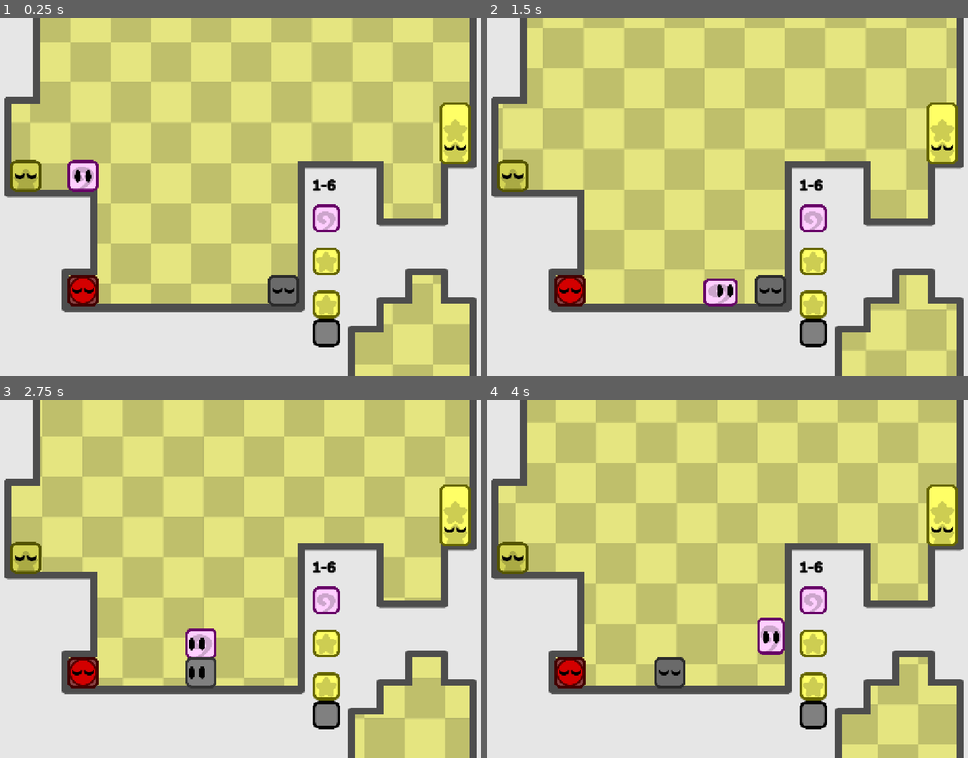
Above: before the commit, frames 1-4 (two rows, left to right).
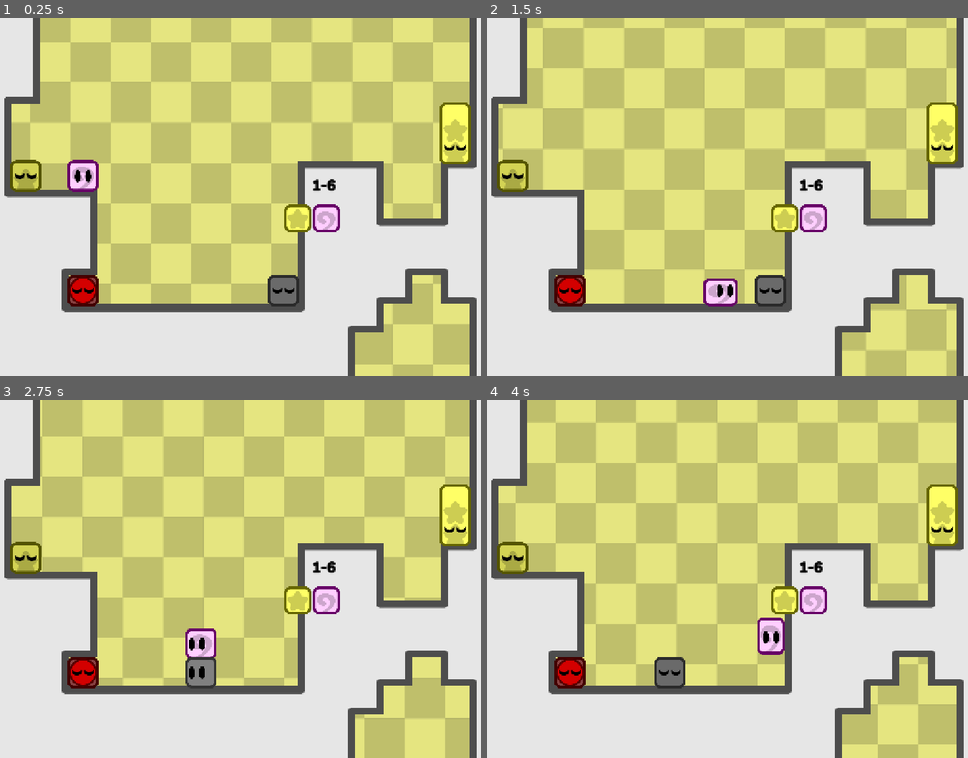
Above: after the commit, the same moments.

Repository: nightkolo/MashmellowDemo
Game: Godot game, scene res://scenes/levels/level_6.tscn
Two runs of this game, one before a commit and one after it. Both use one fixed random seed, a clock stepped at 60 frames per second and the inputs below. This scene is started directly instead of the project's main scene.
Inputs:
- Up to frame 1 (0.25 s): no input
- Up to frame 2 (1.5 s): hold X (move_mash) 0.53-1.28 s; hold Right (move_right) from 0.53 s (still down); tap Up (move_jump) at 0.77 s; tap Z (move_unmash) at 1.35 s
- Up to frame 3 (2.75 s): tap Up (move_jump) at 1.52 s; release Right (move_right) at 2.03 s; hold Left (move_left) from 2.03 s (still down); hold X (move_mash) from 2.03 s (still down)
- Up to frame 4 (4 s): release Left (move_left) at 2.78 s; release X (move_mash) at 2.78 s; hold Right (move_right) from 2.78 s (still down); tap Z (move_unmash) at 2.85 s; tap Up (move_jump) at 3.02, 3.77 s; hold X (move_mash) from 3.53 s (still down)

The runs differ from the first frame. In frame 1, 1.7% of the frame differs, in the area x 59-71%, y 52-92%; in frame 2, 1.7%; in frame 3, 1.7%; in frame 4, 1.7%.

Commit message:
Reworked roadmap

Diff:
--- a/src/scenes/levels/level_6.tscn
+++ b/src/scenes/levels/level_6.tscn
@@ -49,13 +49,5 @@
 [node name="MashBlockChecker" parent="OrderChecker" unique_id=2075480081 instance=ExtResource("8_ppjov")]
 
 [node name="MashBlockChecker2" parent="OrderChecker" unique_id=1409629211 instance=ExtResource("8_ppjov")]
-position = Vector2(0, 96)
+position = Vector2(-64, 0)
 what_im_happy_with = 1
-
-[node name="MashBlockChecker3" parent="OrderChecker" unique_id=1713969590 instance=ExtResource("8_ppjov")]
-position = Vector2(0, 192)
-what_im_happy_with = 1
-
-[node name="MashBlockChecker4" parent="OrderChecker" unique_id=102094504 instance=ExtResource("8_ppjov")]
-position = Vector2(0, 256)
-what_im_happy_with = 2
Not shown, changed: misc/todo.md
